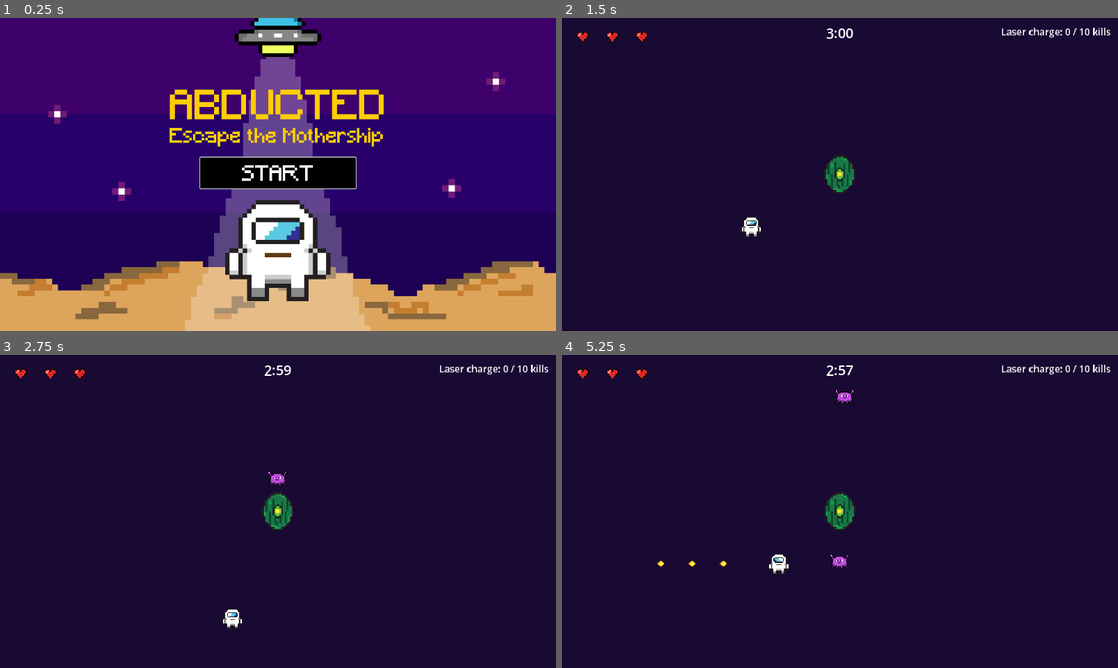
Above: before the commit, frames 1-4 (two rows, left to right).
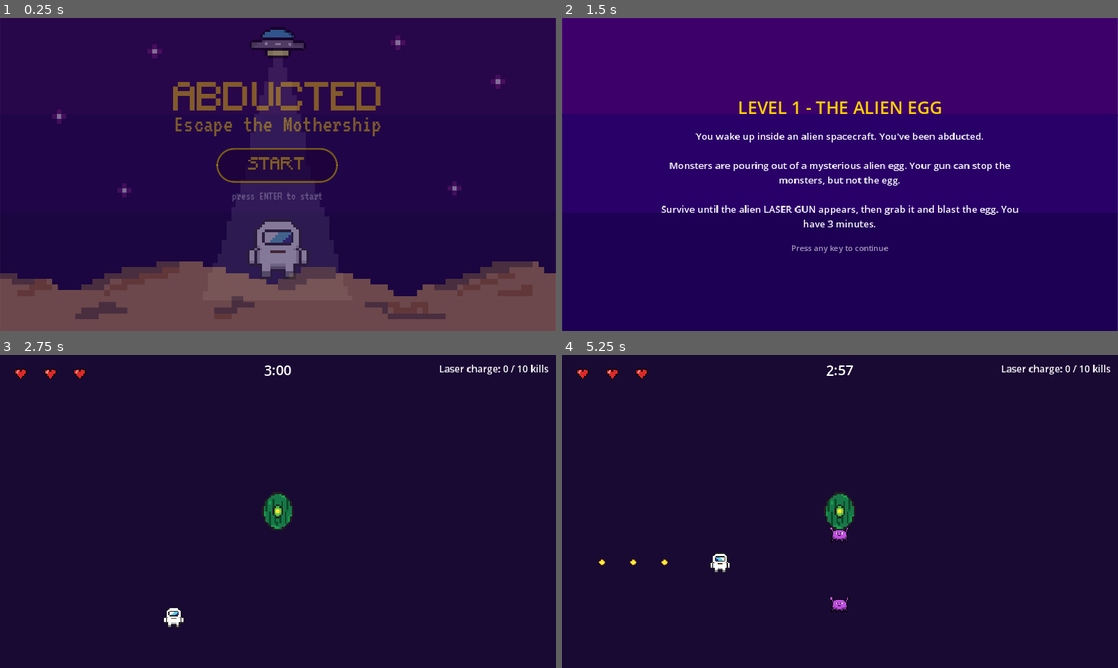
Above: after the commit, the same moments.

Repository: Game-Design-Abducted/abducted-escape-the-mothership
Game: Godot game, scene res://ui/title_screen.tscn
The game is run twice, just before and just after one commit, with the same random seed, the same clock (stepped at 60 frames per second) and the same inputs.
Inputs (mouse positions are in pixels of both pictures, inside the frame that each line leads up to; where the layout moved, square brackets give the same spot in the first picture):
- Up to frame 1 (0.25 s): no input
- Up to frame 2 (1.5 s): click (840, 165) [840, 174] at 0.5 s; tap Enter (ui_accept) at 1.25 s; move the mouse to (962, 158) at 1.27 s; hold D (move_right) from 1.28 s (still down); hold Enter (ui_accept) from 1.28 s (still down); click (962, 158) at 1.42 s
- Up to frame 3 (2.75 s): move the mouse to (166, 527) at 2.02 s; release D (move_right) at 2.03 s; release Enter (ui_accept) at 2.03 s; hold S (move_down) from 2.03 s (still down); tap Space (attack) at 2.1 s; click (166, 527) at 2.17 s; tap Enter (ui_accept) at 2.27, 2.3, 2.57 s
- Up to frame 4 (5.25 s): move the mouse to (895, 442) at 2.77 s; release S (move_down) at 2.78 s; press the mouse at (895, 442) at 2.78 s; hold D (move_right) 2.78-3.53 s; tap Enter (ui_accept) at 3.05, 3.6, 3.77, 4.07, 4.52, 4.55, 4.82 s; move the mouse to (812, 574) at 3.52 s; release the mouse at (812, 574) at 3.53 s; hold W (move_up) 3.53-4.28 s; click (812, 574) at 3.67 s; move the mouse to (1006, 558) at 4.27 s; hold Space (attack) 4.28-5.03 s; hold A (move_left) from 4.28 s (still down); click (1006, 558) at 4.42 s; move the mouse to (673, 464) at 5.02 s; click (673, 464) at 5.1 s

The runs differ from the first frame. In frame 1, 84% of the frame differs, in the area x 0-100%, y 0-100%; in frame 2, 100%; in frame 3, 0.4%; in frame 4, 0.8%.

Commit message:
Rebuilt the title screen from the layered home art (assets/home/)

Diff:
--- a/ui/title_screen.gd
+++ b/ui/title_screen.gd
@@ -1,20 +1,124 @@
 extends Control
 ## Title / home screen. Fah's. This is the game's main scene.
 ##
-## For now it shows the finished Homescreen.jpg with an invisible button over
-## the START box that's already in the picture (Enter/Space works too).
+## Built from the layered art in assets/home/ so the pieces can move:
+##   - stars twinkle, light beam pulses, UFO bobs, astronaut floats in the beam
+##   - START button: hover grow + sound, click sound, fade out
+##   - title music loops
+## Enter / Space also press START.
 ##
-## TODO Fah:
-##  - rebuild it from the layered pieces in assets/home/ (Background, Mountain,
-##    Light beam, Star) so they can animate: twinkling stars, pulsing beam,
-##    UFO bobbing (Spaceship.png)
-##  - start button hover effect + click sound
-##  - title music (assets/audio)
+## Sounds and fonts are loaded only if the files exist, so this scene still runs
+## if assets/audio or assets/fonts are missing.
+
+const TITLE_FONT := "res://assets/fonts/Minecraft.ttf"
+const BODY_FONT := "res://assets/fonts/VT323.ttf"
+const MUSIC := "res://assets/audio/music/bgm_menu.ogg"
+const SFX_HOVER := "res://assets/audio/sfx/ui_hover.wav"
+const SFX_CLICK := "res://assets/audio/sfx/ui_click.wav"
+
+@onready var ufo: TextureRect = $UFO
+@onready var beam: TextureRect = $Beam
+@onready var astronaut: TextureRect = $Astronaut
+@onready var stars: Control = $Stars
+@onready var start_button: Button = $StartButton
+@onready var music: AudioStreamPlayer = $Music
+@onready var sfx: AudioStreamPlayer = $Sfx
+
+var _t := 0.0
+var _ufo_y := 0.0
+var _astro_y := 0.0
+var _starting := false
+
 
 func _ready() -> void:
-	$StartButton.pressed.connect(_on_start)
-	$StartButton.grab_focus()
+	_ufo_y = ufo.position.y
+	_astro_y = astronaut.position.y
+	_apply_fonts()
+	_setup_audio()
+	_twinkle_stars()
+	start_button.grab_focus() # before connecting, so no hover sound on load
+	start_button.pressed.connect(_on_start)
+	start_button.mouse_entered.connect(_on_hover.bind(true))
+	start_button.mouse_exited.connect(_on_hover.bind(false))
+	start_button.focus_entered.connect(_on_hover.bind(true))
+	start_button.focus_exited.connect(_on_hover.bind(false))
+	# fade in
+	modulate.a = 0.0
+	create_tween().tween_property(self, "modulate:a", 1.0, 0.6)
+
+
+func _process(delta: float) -> void:
+	_t += delta
+	ufo.position.y = _ufo_y + sin(_t * 2.0) * 6.0
+	ufo.rotation = sin(_t * 1.3) * 0.04
+	beam.modulate.a = 0.55 + 0.25 * sin(_t * 3.0)
+	astronaut.position.y = _astro_y + sin(_t * 1.5) * 8.0
+
+
+func _twinkle_stars() -> void:
+	for s in stars.get_children():
+		s.pivot_offset = s.size / 2.0
+		var tw := create_tween().set_loops()
+		var speed := randf_range(0.6, 1.4)
+		tw.tween_interval(randf_range(0.0, 1.5))
+		tw.tween_property(s, "modulate:a", 0.25, speed).set_trans(Tween.TRANS_SINE)
+		tw.tween_property(s, "modulate:a", 1.0, speed).set_trans(Tween.TRANS_SINE)
+
+
+func _on_hover(on: bool) -> void:
+	start_button.pivot_offset = start_button.size / 2.0
+	var tw := create_tween()
+	tw.tween_property(start_button, "scale", Vector2(1.08, 1.08) if on else Vector2.ONE, 0.1)
+	if on:
+		_play(SFX_HOVER)
 
 
 func _on_start() -> void:
-	GameState.start_new_game()
+	if _starting:
+		return
+	_starting = true
+	_play(SFX_CLICK)
+	var tw := create_tween().set_parallel()
+	tw.tween_property(self, "modulate:a", 0.0, 0.5)
+	tw.tween_property(music, "volume_db", -40.0, 0.5)
+	tw.chain().tween_callback(GameState.start_new_game)
+
+
+func _unhandled_input(event: InputEvent) -> void:
+	if event.is_action_pressed("ui_accept") and not start_button.has_focus():
+		_on_start()
+
+
+# ---------------------------------------------------------------- helpers
+
+func _apply_fonts() -> void:
+	var title_font: Font = _load_if_exists(TITLE_FONT)
+	var body_font: Font = _load_if_exists(BODY_FONT)
+	if title_font:
+		$Title.add_theme_font_override("font", title_font)
+		start_button.add_theme_font_override("font", title_font)
+	if body_font:
+		$Subtitle.add_theme_font_override("font", body_font)
+		$Hint.add_theme_font_override("font", body_font)
+	elif title_font:
+		$Subtitle.add_theme_font_override("font", title_font)
+
+
+func _setup_audio() -> void:
+	var stream = _load_if_exists(MUSIC)
+	if stream:
+		if stream is AudioStreamOggVorbis:
+			stream.loop = true
+		music.stream = stream
+		music.play()
+
+
+func _play(path: String) -> void:
+	var s = _load_if_exists(path)
+	if s:
+		sfx.stream = s
+		sfx.play()
+
+
+func _load_if_exists(path: String) -> Resource:
+	return load(path) if ResourceLoader.exists(path) else null
--- a/ui/title_screen.tscn
+++ b/ui/title_screen.tscn
@@ -1,9 +1,53 @@
-[gd_scene load_steps=3 format=3 uid="uid://bewr3toarrwsc"]
-
-[ext_resource type="Script" path="res://ui/title_screen.gd" id="1_title"]
-[ext_resource type="Texture2D" uid="uid://bsidc66ev8qap" path="res://assets/home/Homescreen.jpg" id="2_bg"]
-
-[node name="TitleScreen" type="Control"]
+[gd_scene format=3 uid="uid://bewr3toarrwsc"]
+
+[ext_resource type="Script" uid="uid://dj1t81hfynvgo" path="res://ui/title_screen.gd" id="1_title"]
+[ext_resource type="Texture2D" uid="uid://cdpk7elhx8nq4" path="res://assets/home/Background.jpg" id="2_bg"]
+[ext_resource type="Texture2D" uid="uid://ccmtjkdqs4ixw" path="res://assets/home/Star.png" id="3_star"]
+[ext_resource type="Texture2D" uid="uid://b2vxm0sh1b8tr" path="res://assets/home/Light.png" id="4_light"]
+[ext_resource type="Texture2D" uid="uid://dlpgpmvnrsu80" path="res://assets/home/Mountain.png" id="5_mountain"]
+[ext_resource type="Texture2D" uid="uid://cw2btovyvyapi" path="res://assets/sprites/Spaceship.png" id="6_ufo"]
+[ext_resource type="Texture2D" uid="uid://dfk86mnvjscnb" path="res://assets/sprites/Player.png" id="7_player"]
+[ext_resource type="FontFile" uid="uid://bkqrpedydo6ow" path="res://assets/fonts/Minecraft.ttf" id="8_rg5jq"]
+[ext_resource type="FontFile" uid="uid://ciso3bn0bjmly" path="res://assets/fonts/VT323.ttf" id="9_jprmh"]
+
+[sub_resource type="StyleBoxFlat" id="btn_normal"]
+bg_color = Color(0, 0, 0, 1)
+border_width_left = 4
+border_width_top = 4
+border_width_right = 4
+border_width_bottom = 4
+border_color = Color(0, 0, 0, 1)
+corner_radius_top_left = 40
+corner_radius_top_right = 40
+corner_radius_bottom_right = 40
+corner_radius_bottom_left = 40
+
+[sub_resource type="StyleBoxFlat" id="btn_pressed"]
+bg_color = Color(1, 0.82, 0, 1)
+border_width_left = 4
+border_width_top = 4
+border_width_right = 4
+border_width_bottom = 4
+border_color = Color(1, 0.82, 0, 1)
+corner_radius_top_left = 40
+corner_radius_top_right = 40
+corner_radius_bottom_right = 40
+corner_radius_bottom_left = 40
+corner_detail = 4
+
+[sub_resource type="StyleBoxFlat" id="btn_hover"]
+bg_color = Color(0.17, 0, 0.33, 1)
+border_width_left = 4
+border_width_top = 4
+border_width_right = 4
+border_width_bottom = 4
+border_color = Color(1, 0.82, 0, 1)
+corner_radius_top_left = 40
+corner_radius_top_right = 40
+corner_radius_bottom_right = 40
+corner_radius_bottom_left = 40
+
+[node name="TitleScreen" type="Control" unique_id=1946967537]
 layout_mode = 3
 anchors_preset = 15
 anchor_right = 1.0
@@ -12,7 +56,7 @@
 grow_vertical = 2
 script = ExtResource("1_title")
 
-[node name="Background" type="TextureRect" parent="."]
+[node name="Background" type="TextureRect" parent="." unique_id=956120621]
 texture_filter = 2
 layout_mode = 1
 anchors_preset = 15
@@ -20,14 +64,184 @@
 anchor_bottom = 1.0
 grow_horizontal = 2
 grow_vertical = 2
+mouse_filter = 2
 texture = ExtResource("2_bg")
 expand_mode = 1
 stretch_mode = 6
 
-[node name="StartButton" type="Button" parent="."]
-layout_mode = 0
-offset_left = 461.0
-offset_top = 321.0
-offset_right = 819.0
-offset_bottom = 392.0
-flat = true
+[node name="Stars" type="Control" parent="." unique_id=1162154447]
+layout_mode = 1
+anchors_preset = 15
+anchor_right = 1.0
+anchor_bottom = 1.0
+grow_horizontal = 2
+grow_vertical = 2
+mouse_filter = 2
+
+[node name="Star1" type="TextureRect" parent="Stars" unique_id=731239080]
+layout_mode = 0
+offset_left = 120.0
+offset_top = 210.0
+offset_right = 153.0
+offset_bottom = 243.0
+mouse_filter = 2
+texture = ExtResource("3_star")
+expand_mode = 1
+
+[node name="Star2" type="TextureRect" parent="Stars" unique_id=2120245946]
+layout_mode = 0
+offset_left = 1130.0
+offset_top = 130.0
+offset_right = 1163.0
+offset_bottom = 163.0
+mouse_filter = 2
+texture = ExtResource("3_star")
+expand_mode = 1
+
+[node name="Star3" type="TextureRect" parent="Stars" unique_id=1851787029]
+layout_mode = 0
+offset_left = 270.0
+offset_top = 380.0
+offset_right = 303.0
+offset_bottom = 413.0
+mouse_filter = 2
+texture = ExtResource("3_star")
+expand_mode = 1
+
+[node name="Star4" type="TextureRect" parent="Stars" unique_id=1502881994]
+layout_mode = 0
+offset_left = 1030.0
+offset_top = 375.0
+offset_right = 1063.0
+offset_bottom = 408.0
+mouse_filter = 2
+texture = ExtResource("3_star")
+expand_mode = 1
+
+[node name="Star5" type="TextureRect" parent="Stars" unique_id=1702285735]
+layout_mode = 0
+offset_left = 340.0
+offset_top = 60.0
+offset_right = 373.0
+offset_bottom = 93.0
+mouse_filter = 2
+texture = ExtResource("3_star")
+expand_mode = 1
+
+[node name="Star6" type="TextureRect" parent="Stars" unique_id=804721108]
+layout_mode = 0
+offset_left = 900.0
+offset_top = 40.0
+offset_right = 933.0
+offset_bottom = 73.0
+mouse_filter = 2
+texture = ExtResource("3_star")
+expand_mode = 1
+
+[node name="Beam" type="TextureRect" parent="." unique_id=143066189]
+layout_mode = 0
+offset_left = 468.0
+offset_top = 70.0
+offset_right = 812.0
+offset_bottom = 650.0
+mouse_filter = 2
+texture = ExtResource("4_light")
+expand_mode = 1
+
+[node name="Mountain" type="TextureRect" parent="." unique_id=11712151]
+layout_mode = 1
+anchors_preset = 12
+anchor_top = 1.0
+anchor_right = 1.0
+anchor_bottom = 1.0
+offset_top = -160.0
+grow_horizontal = 2
+grow_vertical = 0
+mouse_filter = 2
+texture = ExtResource("5_mountain")
+expand_mode = 1
+
+[node name="UFO" type="TextureRect" parent="." unique_id=234873054]
+layout_mode = 0
+offset_left = 544.0
+offset_top = -48.0
+offset_right = 736.0
+offset_bottom = 144.0
+pivot_offset = Vector2(96, 96)
+mouse_filter = 2
+texture = ExtResource("6_ufo")
+expand_mode = 1
+
+[node name="Astronaut" type="TextureRect" parent="." unique_id=979022101]
+layout_mode = 0
+offset_left = 544.0
+offset_top = 430.0
+offset_right = 736.0
+offset_bottom = 622.0
+mouse_filter = 2
+texture = ExtResource("7_player")
+expand_mode = 1
+
+[node name="Title" type="Label" parent="." unique_id=427915949]
+layout_mode = 1
+anchors_preset = 10
+anchor_right = 1.0
+offset_top = 140.0
+offset_bottom = 240.0
+grow_horizontal = 2
+theme_override_colors/font_color = Color(1, 0.82, 0, 1)
+theme_override_colors/font_outline_color = Color(0, 0, 0, 1)
+theme_override_fonts/font = ExtResource("8_rg5jq")
+theme_override_font_sizes/font_size = 88
+text = "ABDUCTED"
+horizontal_alignment = 1
+vertical_alignment = 1
+
+[node name="Subtitle" type="Label" parent="." unique_id=868627101]
+layout_mode = 1
+anchors_preset = 10
+anchor_right = 1.0
+offset_top = 216.0
+offset_bottom = 274.0
+grow_horizontal = 2
+theme_override_colors/font_color = Color(1, 0.82, 0, 1)
+theme_override_fonts/font = ExtResource("9_jprmh")
+theme_override_font_sizes/font_size = 57
+text = "Escape the Mothership"
+horizontal_alignment = 1
+vertical_alignment = 1
+
+[node name="StartButton" type="Button" parent="." unique_id=1164295476]
+layout_mode = 0
+offset_left = 498.0
+offset_top = 299.0
+offset_right = 778.0
+offset_bottom = 379.0
+theme_override_colors/font_color = Color(1, 1, 1, 1)
+theme_override_colors/font_focus_color = Color(1, 0.82, 0, 1)
+theme_override_colors/font_pressed_color = Color(0.12, 0, 0.25, 1)
+theme_override_colors/font_hover_color = Color(1, 0.82, 0, 1)
+theme_override_fonts/font = ExtResource("8_rg5jq")
+theme_override_font_sizes/font_size = 38
+theme_override_styles/normal = SubResource("btn_normal")
+theme_override_styles/pressed = SubResource("btn_pressed")
+theme_override_styles/hover = SubResource("btn_hover")
+theme_override_styles/focus = SubResource("btn_hover")
+text = "START"
+
+[node name="Hint" type="Label" parent="." unique_id=1520516866]
+modulate = Color(1, 1, 1, 0.7)
+layout_mode = 1
+anchors_preset = 10
+anchor_right = 1.0
+offset_top = 396.0
+offset_bottom = 424.0
+grow_horizontal = 2
+theme_override_fonts/font = ExtResource("9_jprmh")
+theme_override_font_sizes/font_size = 26
+text = "press ENTER to start"
+horizontal_alignment = 1
+
+[node name="Music" type="AudioStreamPlayer" parent="." unique_id=1044247188]
+
+[node name="Sfx" type="AudioStreamPlayer" parent="." unique_id=1274775651]
